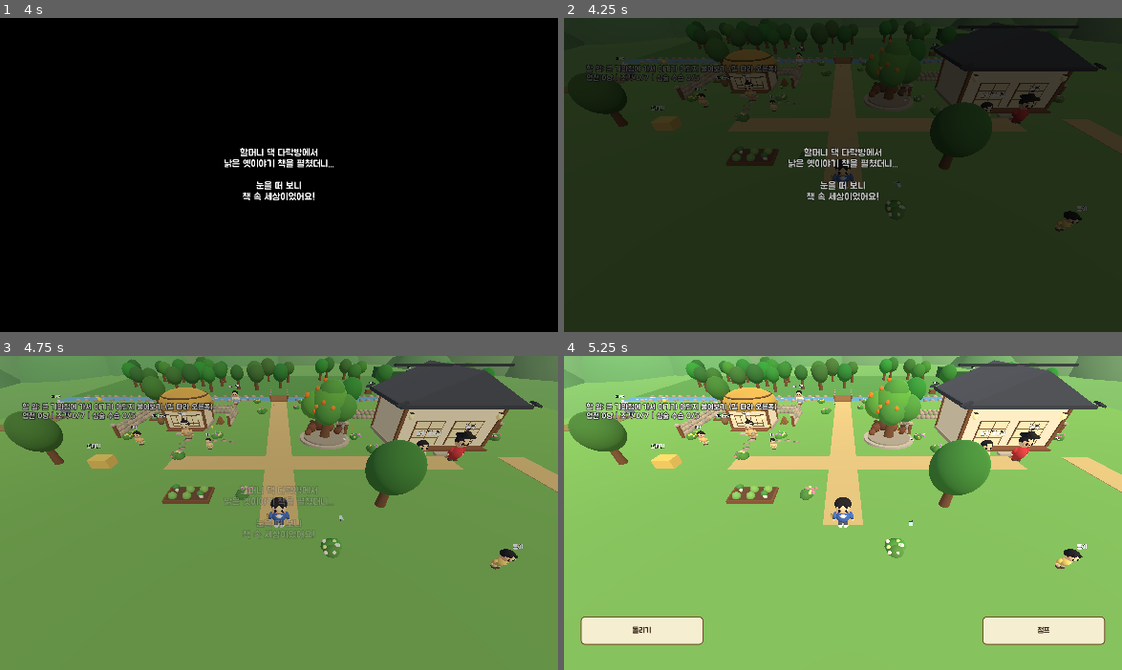
Above: before the commit, frames 1-4 (two rows, left to right).
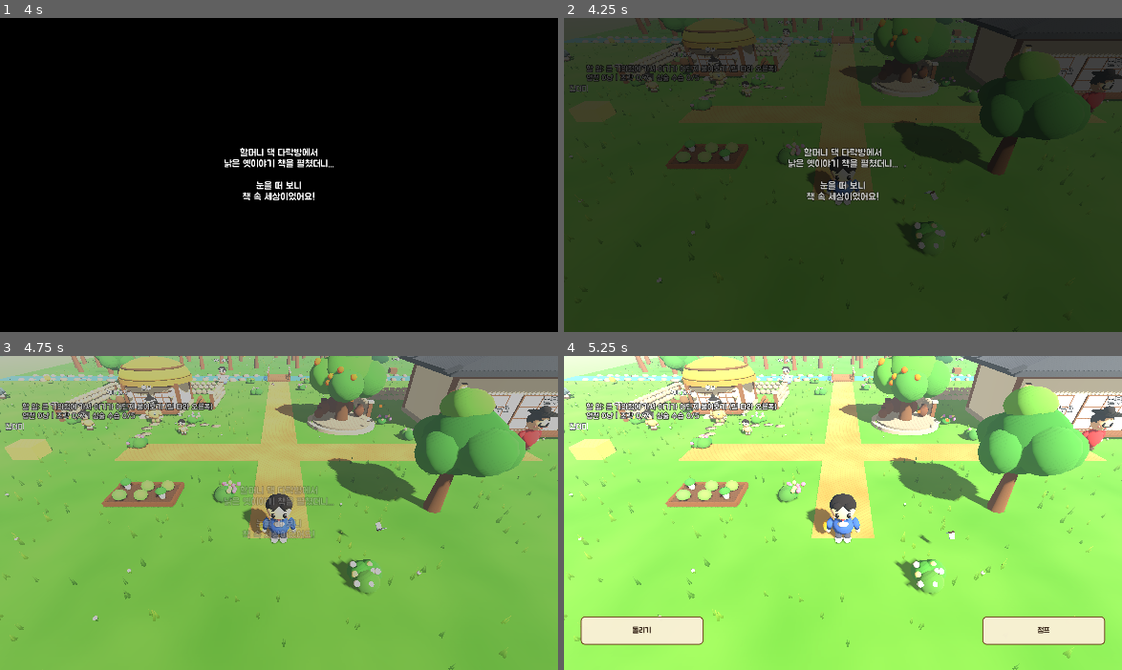
Above: after the commit, the same moments.

Repository: JSKIM2034/Jeonrae
Game: Godot game, scene res://main.tscn
The game is run twice, just before and just after one commit, with the same random seed, the same clock (stepped at 60 frames per second) and the same inputs.
Inputs (mouse positions are in pixels of both pictures, inside the frame that each line leads up to):
- Up to frame 1 (4 s): tap Enter at 0.5, 2, 3.5 s; move the mouse to (401, 159) at 0.52 s; click (401, 159) at 0.67 s; tap Space at 1.25, 2.75 s; drag from (167, 190) to (251, 237) at 1.27 s; move the mouse to (334, 105) at 2.02 s; click (334, 105) at 2.17 s; drag from (251, 237) to (111, 127) at 2.77 s; move the mouse to (446, 222) at 3.52 s; click (446, 222) at 3.67 s
- Up to frame 2 (4.25 s): no input
- Up to frame 3 (4.75 s): drag from (111, 465) to (195, 434) at 4.27 s
- Up to frame 4 (5.25 s): move the mouse to (870, 513) at 5.02 s; click (870, 513) at 5.17 s

Frame 1 is identical in both runs. In frame 2, 18% of the frame differs, in the area x 0-100%, y 0-85%; in frame 3, 96%, in the area x 0-100%, y 0-100%; in frame 4, 94%.

Commit message:
Graphics pass: closer camera, soft shadows, fog, textured ground, grass tufts, richer trees, flowing water
Co-Authored-By: Claude Sonnet 5.5 <noreply@anthropic.com>
Claude-Session: https://claude.ai/code/session_01XLarQjoyzuZDqow7n4KQQu

Diff:
--- a/source/main.gd
+++ b/source/main.gd
@@ -53,6 +53,14 @@
 var saw_thing: Dictionary = {}
 var rng := RandomNumberGenerator.new()
 # 살아있는 느낌(흔들림, 물결, 나비, 구름)용
+# 폰이 버벅이면 아래 두 값을 줄여 보세요 (그림자 끄기: false, 풀 개수: 800)
+const SHADOWS_ON := true
+const GRASS_COUNT := 2600
+const CAM_OFFSET := Vector3(0, 7.0, 7.2)   # 카메라가 캐릭터 뒤 위에서 따라와요 (작을수록 가까워요)
+var grass_mat: StandardMaterial3D
+var sand_mat: StandardMaterial3D
+var forest_mat: StandardMaterial3D
+var water_mat: StandardMaterial3D
 var anim_t := 0.0
 var people := []         # 눈 깜빡임 등을 위한 모든 사람 몸
 var limb_amt := 0.0       # 팔다리 흔들림 세기 (걷는 중이면 1)
@@ -231,6 +239,7 @@
 	update_quest_text()
 
 	cam = Camera3D.new()
+	cam.fov = 64.0
 	add_child(cam)
 	cam.make_current()
 	show_card("할머니 댁 다락방에서\n낡은 옛이야기 책을 펼쳤더니...\n\n눈을 떠 보니\n책 속 세상이었어요!", 1.0, 4.0, Callable())
@@ -249,6 +258,8 @@
 	mi.mesh = box
 	mi.material_override = make_color(c)
 	mi.position = pos
+	if maxf(size.x, size.z) > 30.0:
+		mi.cast_shadow = GeometryInstance3D.SHADOW_CASTING_SETTING_OFF
 	parent.add_child(mi)
 	return mi
 
@@ -440,22 +451,173 @@
 	house.add_child(col)
 	return house
 
+# ---------- 땅, 풀, 물 질감 ----------
+
+func make_noise_tex(c1: Color, c2: Color, freq: float, seed_v: int) -> NoiseTexture2D:
+	var n := FastNoiseLite.new()
+	n.noise_type = FastNoiseLite.TYPE_SIMPLEX_SMOOTH
+	n.frequency = freq
+	n.fractal_octaves = 3
+	n.seed = seed_v
+	var g := Gradient.new()
+	g.set_color(0, c1)
+	g.set_color(1, c2)
+	var t := NoiseTexture2D.new()
+	t.width = 256
+	t.height = 256
+	t.seamless = true
+	t.noise = n
+	t.color_ramp = g
+	return t
+
+func make_tex_material(tint: Color, tex: Texture2D, tile: float, shiny: float = 0.0) -> StandardMaterial3D:
+	var m := StandardMaterial3D.new()
+	m.albedo_color = tint
+	m.albedo_texture = tex
+	m.uv1_triplanar = true
+	m.uv1_world_triplanar = true
+	m.uv1_scale = Vector3(tile, tile, tile)
+	m.texture_filter = BaseMaterial3D.TEXTURE_FILTER_LINEAR_WITH_MIPMAPS
+	m.roughness = 1.0
+	m.metallic_specular = shiny
+	return m
+
+func make_surface_materials() -> void:
+	var tex := make_noise_tex(Color(0.8, 0.92, 0.7), Color(1.0, 1.0, 0.9), 0.012, 5)
+	grass_mat = make_tex_material(Color(0.42, 0.66, 0.32), tex, 0.05)
+	forest_mat = make_tex_material(Color(0.34, 0.56, 0.3), tex, 0.06)
+	var sand_tex := make_noise_tex(Color(0.9, 0.85, 0.72), Color(1.0, 1.0, 0.95), 0.015, 9)
+	sand_mat = make_tex_material(Color(0.78, 0.67, 0.45), sand_tex, 0.07)
+	# 물: 일렁이는 무늬 + 반짝임 (_process에서 흘러가요)
+	var wtex := make_noise_tex(Color(0.62, 0.8, 0.95), Color(0.95, 1.0, 1.0), 0.045, 3)
+	water_mat = StandardMaterial3D.new()
+	water_mat.albedo_color = Color(0.35, 0.6, 0.85)
+	water_mat.albedo_texture = wtex
+	water_mat.uv1_scale = Vector3(16, 1.6, 1)
+	water_mat.texture_filter = BaseMaterial3D.TEXTURE_FILTER_LINEAR_WITH_MIPMAPS
+	water_mat.roughness = 0.22
+	water_mat.metallic_specular = 0.7
+
+# 바람에 살랑이는 풀 더미 (뾰족한 잎 세 개)
+func make_tuft_mesh() -> ArrayMesh:
+	var st := SurfaceTool.new()
+	st.begin(Mesh.PRIMITIVE_TRIANGLES)
+	var blades := [[Vector2(-0.05, 0.0), 0.5, 12.0], [Vector2(0.06, 0.03), 0.38, -16.0], [Vector2(0.0, -0.05), 0.3, 6.0]]
+	for b in blades:
+		var o: Vector2 = b[0]
+		var h: float = b[1]
+		var lean := deg_to_rad(b[2])
+		var base_c := Color(0.55, 0.68, 0.5)
+		var tip := Vector3(o.x + sin(lean) * h * 0.5, h, o.y)
+		var corners := [Vector3(o.x - 0.045, 0, o.y), Vector3(o.x + 0.045, 0, o.y), Vector3(o.x, 0, o.y + 0.045)]
+		for i in 3:
+			var a: Vector3 = corners[i]
+			var c: Vector3 = corners[(i + 1) % 3]
+			for v in [[a, base_c], [c, base_c], [tip, Color(1, 1, 1)]]:
+				st.set_normal(Vector3.UP)
+				st.set_color(v[1])
+				st.add_vertex(v[0])
+	return st.commit()
+
+func make_grass(r: RandomNumberGenerator) -> void:
+	var mm := MultiMesh.new()
+	mm.transform_format = MultiMesh.TRANSFORM_3D
+	mm.use_colors = true
+	mm.mesh = make_tuft_mesh()
+	# 풀이 나면 안 되는 곳: 길, 개울, 다리, 텃밭, 연못
+	var keep_out := [
+		Rect2(-3.6, -18.0, 3.4, 36.0), Rect2(-12.6, 6.5, 27.0, 3.0), Rect2(18.4, 6.5, 3.2, 15.0),
+		Rect2(-40.0, -17.4, 80.0, 3.8), Rect2(-19.6, -5.8, 4.4, 3.0), Rect2(-10.2, 12.0, 3.4, 2.4),
+		Rect2(30.0, -39.0, 7.0, 7.0), Rect2(9.0, -1.5, 10.0, 7.0), Rect2(-15.5, -4.2, 5.5, 4.8)]
+	var spots := []
+	var tries := 0
+	while spots.size() < GRASS_COUNT and tries < GRASS_COUNT * 4:
+		tries += 1
+		var p := Vector2(r.randf_range(-38, 38), r.randf_range(-38, 38))
+		var ok := true
+		for k in keep_out:
+			if k.has_point(p):
+				ok = false
+				break
+		if ok:
+			spots.append(p)
+	mm.instance_count = spots.size()
+	for i in spots.size():
+		var p: Vector2 = spots[i]
+		var sc := r.randf_range(0.55, 1.0)
+		var basis := Basis(Vector3.UP, r.randf() * TAU).scaled(Vector3(sc, sc * r.randf_range(0.8, 1.3), sc))
+		mm.set_instance_transform(i, Transform3D(basis, Vector3(p.x, 0.0, p.y)))
+		mm.set_instance_color(i, Color(0.36, 0.6, 0.27).lerp(Color(0.62, 0.8, 0.34), r.randf()))
+	var sh := Shader.new()
+	sh.code = """shader_type spatial;
+render_mode cull_disabled;
+void vertex() {
+	float h = max(VERTEX.y, 0.0);
+	float ph = MODEL_MATRIX[3].x * 0.9 + MODEL_MATRIX[3].z * 0.6;
+	VERTEX.x += sin(TIME * 1.7 + ph) * 0.09 * h;
+	VERTEX.z += cos(TIME * 1.3 + ph) * 0.05 * h;
+}
+void fragment() {
+	ALBEDO = COLOR.rgb;
+	ROUGHNESS = 1.0;
+	SPECULAR = 0.0;
+}
+"""
+	var mat := ShaderMaterial.new()
+	mat.shader = sh
+	var mi := MultiMeshInstance3D.new()
+	mi.multimesh = mm
+	mi.material_override = mat
+	mi.cast_shadow = GeometryInstance3D.SHADOW_CASTING_SETTING_OFF
+	add_child(mi)
+	# 들꽃 (작은 알록달록 점)
+	var wild := []
+	var palette := [Color(1.0, 0.8, 0.85), Color(1.0, 0.97, 0.8), Color(0.85, 0.8, 1.0), Color(1.0, 0.9, 0.45), Color(1, 1, 1)]
+	for i in 160:
+		var p: Vector2 = spots[r.randi() % spots.size()]
+		wild.append([Vector3(p.x, 0.13, p.y), Vector3(0.13, 0.1, 0.13), palette[r.randi() % palette.size()]])
+	var wmi := add_blobs(self, wild)
+	wmi.cast_shadow = GeometryInstance3D.SHADOW_CASTING_SETTING_OFF
+
 func make_tree(pos: Vector3) -> void:
 	var tree := StaticBody3D.new()
 	tree.position = pos
 	add_child(tree)
+	var pine := rng.randf() < 0.4  # 소나무
+	var trunk_h := 3.4 if pine else 2.3
 	var trunk := MeshInstance3D.new()
 	var cyl := CylinderMesh.new()
-	cyl.top_radius = 0.25
-	cyl.bottom_radius = 0.35
-	cyl.height = 2.0
+	cyl.top_radius = 0.2
+	cyl.bottom_radius = 0.38
+	cyl.height = trunk_h
+	cyl.radial_segments = 8
 	trunk.mesh = cyl
-	trunk.material_override = make_color(Color(0.45, 0.3, 0.18))
-	trunk.position.y = 1.0
+	var bark := Color(0.52, 0.33, 0.2) if pine else Color(0.45, 0.31, 0.19)
+	trunk.material_override = make_color(bark)
+	trunk.position.y = trunk_h / 2.0
+	if pine:
+		trunk.rotation_degrees = Vector3(rng.randf_range(-4, 4), 0, rng.randf_range(-6, 6))
 	tree.add_child(trunk)
-	var green := Color(0.18 + rng.randf() * 0.1, 0.45 + rng.randf() * 0.15, 0.2)
-	var canopy := add_ball(tree, green, 1.2 + rng.randf() * 0.5, Vector3(0, 2.8, 0))
-	sway_items.append([canopy, canopy.position, 0, pos.x * 0.7 + pos.z * 0.5, 1.0])
+	var blobs := []
+	var base_y := trunk_h + 0.2
+	if pine:
+		# 넓적하게 층층이 퍼진 소나무 잎
+		var tone := rng.randf_range(0.0, 0.06)
+		for i in 4:
+			var w := 3.0 - i * 0.55
+			blobs.append([Vector3(rng.randf_range(-0.25, 0.25), base_y - 0.3 + i * 0.62, rng.randf_range(-0.25, 0.25)), Vector3(w, 0.95, w * 0.92), Color(0.14 + tone + i * 0.02, 0.38 + i * 0.03, 0.24)])
+		blobs.append([Vector3(0.4, base_y + 0.5, 0.2), Vector3(1.5, 0.8, 1.3), Color(0.2 + tone, 0.46, 0.27)])
+	else:
+		var hue := rng.randf_range(0.0, 0.08)
+		var spread := rng.randf_range(0.8, 1.1)
+		blobs.append([Vector3(0, base_y + 0.7, 0), Vector3(2.9, 2.5, 2.9), Color(0.2 + hue, 0.5 + hue, 0.22)])
+		for i in 5:
+			var a := i * TAU / 5.0 + rng.randf() * 0.5
+			var up := rng.randf_range(0.2, 1.4)
+			blobs.append([Vector3(cos(a) * spread, base_y + up, sin(a) * spread), Vector3(rng.randf_range(1.5, 2.0), rng.randf_range(1.3, 1.7), rng.randf_range(1.5, 2.0)), Color(0.24 + hue, 0.55 + hue * 0.8, 0.25)])
+		blobs.append([Vector3(rng.randf_range(-0.3, 0.3), base_y + 1.9, rng.randf_range(-0.3, 0.3)), Vector3(1.7, 1.2, 1.7), Color(0.4 + hue, 0.7, 0.3)])
+	var canopy := add_blobs(tree, blobs)
+	sway_items.append([canopy, canopy.position, 0, pos.x * 0.7 + pos.z * 0.5, 0.6])
 	var col := CollisionShape3D.new()
 	var shape := CylinderShape3D.new()
 	shape.radius = 0.45
@@ -701,9 +863,19 @@
 # ---------- 세상 만들기 ----------
 
 func make_world() -> void:
+	make_surface_materials()
 	var sun := DirectionalLight3D.new()
-	sun.rotation_degrees = Vector3(-50, 30, 0)
-	sun.light_color = Color(1.0, 0.94, 0.82)
+	sun.rotation_degrees = Vector3(-42, 38, 0)
+	sun.light_color = Color(1.0, 0.93, 0.8)
+	sun.light_energy = 0.85
+	# 부드러운 그림자 (가까운 곳만 그려서 가볍게)
+	sun.shadow_enabled = SHADOWS_ON
+	sun.shadow_blur = 1.6
+	sun.shadow_bias = 0.04
+	sun.shadow_normal_bias = 1.0
+	sun.directional_shadow_mode = DirectionalLight3D.SHADOW_PARALLEL_2_SPLITS
+	sun.directional_shadow_max_distance = 42.0
+	RenderingServer.directional_shadow_atlas_set_size(2048, true)
 	add_child(sun)
 	var env := WorldEnvironment.new()
 	var e := Environment.new()
@@ -719,31 +891,41 @@
 	# 따뜻하고 포근한 빛: 하늘 대신 부드러운 크림색으로 전체를 밝혀요
 	e.ambient_light_source = Environment.AMBIENT_SOURCE_COLOR
 	e.ambient_light_color = Color(1.0, 0.96, 0.88)
-	e.ambient_light_energy = 0.55
+	e.ambient_light_energy = 0.5
+	# 멀리는 살짝 뿌옇게 (공기감) + 색을 조금 선명하게
+	e.fog_enabled = true
+	e.fog_light_color = Color(0.86, 0.93, 0.96)
+	e.fog_density = 0.0045
+	e.fog_sky_affect = 0.0
+	e.adjustment_enabled = true
+	e.adjustment_saturation = 1.12
+	e.adjustment_contrast = 1.04
 	env.environment = e
 	add_child(env)
 
 	var full := MAP_HALF * 2.0
 	var none := Color(0, 0, 0, 0)
-	add_solid(Vector3(0, -0.5, 0), Vector3(full, 1, full), Color(0.45, 0.7, 0.35))
+	var ground_col := add_solid(Vector3(0, -0.5, 0), Vector3(full, 1, full), Color(0.45, 0.7, 0.35))
+	(ground_col.get_parent().get_child(0) as MeshInstance3D).material_override = grass_mat
 	add_solid(Vector3(0, 2, -MAP_HALF), Vector3(full, 8, 1), none)
 	add_solid(Vector3(0, 2, MAP_HALF), Vector3(full, 8, 1), none)
 	add_solid(Vector3(-MAP_HALF, 2, 0), Vector3(1, 8, full), none)
 	add_solid(Vector3(MAP_HALF, 2, 0), Vector3(1, 8, full), none)
 
 	# 숲 바닥, 개울, 다리, 길
-	add_box(self, Color(0.33, 0.58, 0.3), Vector3(full, 0.04, 23), Vector3(0, 0.02, -28.5))
+	add_box(self, Color(0.33, 0.58, 0.3), Vector3(full, 0.04, 23), Vector3(0, 0.02, -28.5)).material_override = forest_mat
 	var creek := add_box(self, Color(0.35, 0.6, 0.85), Vector3(full, 0.06, 3), Vector3(0, 0.03, -15.5))
-	creek_mat = creek.material_override
+	creek.material_override = water_mat
+	creek_mat = water_mat
 	add_box(self, Color(0.55, 0.4, 0.25), Vector3(3, 0.2, 4), Vector3(-2, 0.1, -15.5))
 	# 개울은 다리로만 건널 수 있어요 (점프로도 못 넘는 보이지 않는 벽, 다리 자리만 비워 둠)
 	var creek_left_len := (-3.5) - (-MAP_HALF)
 	var creek_right_len := MAP_HALF - (-0.5)
 	add_solid(Vector3(-MAP_HALF + creek_left_len / 2.0, 2, -15.5), Vector3(creek_left_len, 5, 3), none)
 	add_solid(Vector3(-0.5 + creek_right_len / 2.0, 2, -15.5), Vector3(creek_right_len, 5, 3), none)
-	add_box(self, Color(0.8, 0.72, 0.5), Vector3(2.5, 0.04, 30), Vector3(-2, 0.02, 1))
-	add_box(self, Color(0.8, 0.72, 0.5), Vector3(26, 0.04, 2.5), Vector3(1, 0.02, 8))
-	add_box(self, Color(0.8, 0.72, 0.5), Vector3(2.5, 0.04, 14), Vector3(20, 0.02, 14))
+	add_box(self, Color(0.8, 0.72, 0.5), Vector3(2.5, 0.04, 30), Vector3(-2, 0.02, 1)).material_override = sand_mat
+	add_box(self, Color(0.8, 0.72, 0.5), Vector3(26, 0.04, 2.5), Vector3(1, 0.02, 8)).material_override = sand_mat
+	add_box(self, Color(0.8, 0.72, 0.5), Vector3(2.5, 0.04, 14), Vector3(20, 0.02, 14)).material_override = sand_mat
 
 func make_village() -> void:
 	# 놀부네
@@ -1047,6 +1229,7 @@
 	# 멀리 보이는 둥근 언덕
 	make_butterflies(r)
 	make_clouds(r)
+	make_grass(r)
 	add_box(self, Color(0.42, 0.66, 0.38), Vector3(600, 1, 600), Vector3(0, -0.6, 0))
 	var hills := []
 	for i in 28:
@@ -1151,6 +1334,7 @@
 	# 시냇물 흐름
 	if creek_mat != null:
 		creek_mat.albedo_color = Color(0.35, 0.6, 0.85).lerp(Color(0.44, 0.7, 0.92), 0.5 + 0.5 * sin(t * 0.8))
+		creek_mat.uv1_offset = Vector3(t * 0.03, sin(t * 0.5) * 0.04, 0)
 	if foam_mm != null:
 		for i in foam_data.size():
 			var fd: Array = foam_data[i]
@@ -1200,7 +1384,8 @@
 	disc.bottom_radius = 3.2
 	disc.height = 0.08
 	pond.mesh = disc
-	pond.material_override = make_color(Color(0.3, 0.55, 0.8))
+	pond.material_override = water_mat
+	pond.cast_shadow = GeometryInstance3D.SHADOW_CASTING_SETTING_OFF
 	pond.position = Vector3(33.5, 0.05, -35.5)
 	add_child(pond)
 	make_npc("woodman", "나무꾼", Color(0.55, 0.42, 0.3), Vector3(28, 0, -33), 1.0, true)
@@ -2847,8 +3032,8 @@
 		player.velocity = Vector3.ZERO
 	if dir.length() > 0.1:
 		player.rotation.y = lerp_angle(player.rotation.y, atan2(dir.x, dir.z), minf(1.0, delta * 14.0))
-	cam.position = player.position + Vector3(0, 9, 9).rotated(Vector3.UP, cam_yaw)
-	cam.look_at(player.position + Vector3.UP)
+	cam.position = player.position + CAM_OFFSET.rotated(Vector3.UP, cam_yaw)
+	cam.look_at(player.position + Vector3(0, 1.3, 0))
 
 	# 화면 흔들림
 	if shake_amt > 0.3:
Not shown, changed: index.pck
